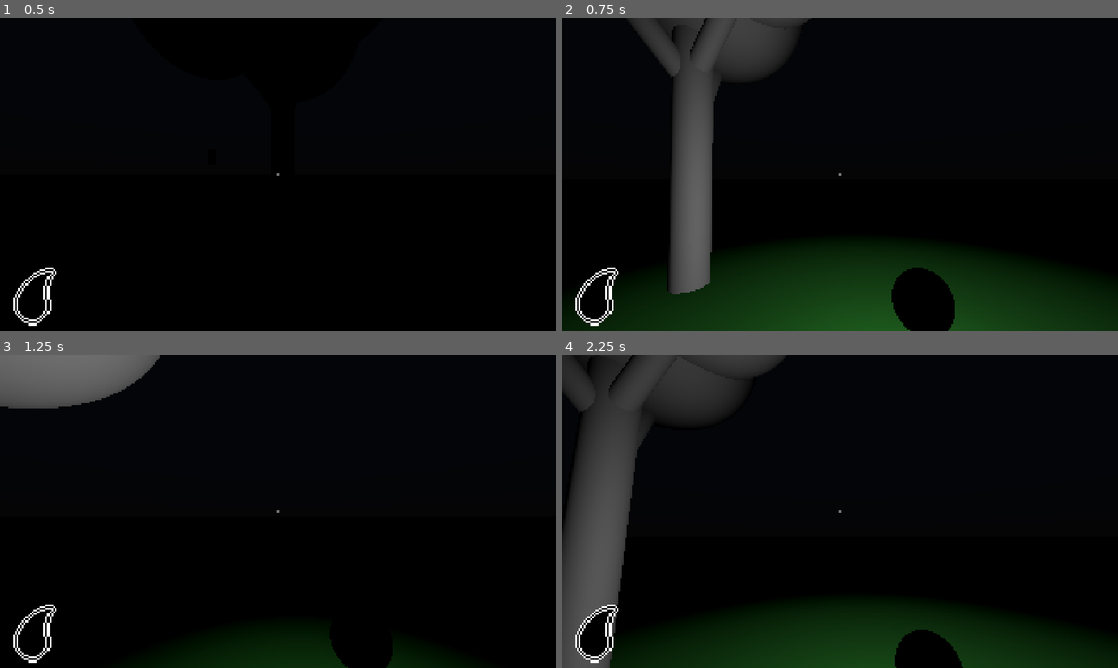
Above: before the commit, frames 1-4 (two rows, left to right).
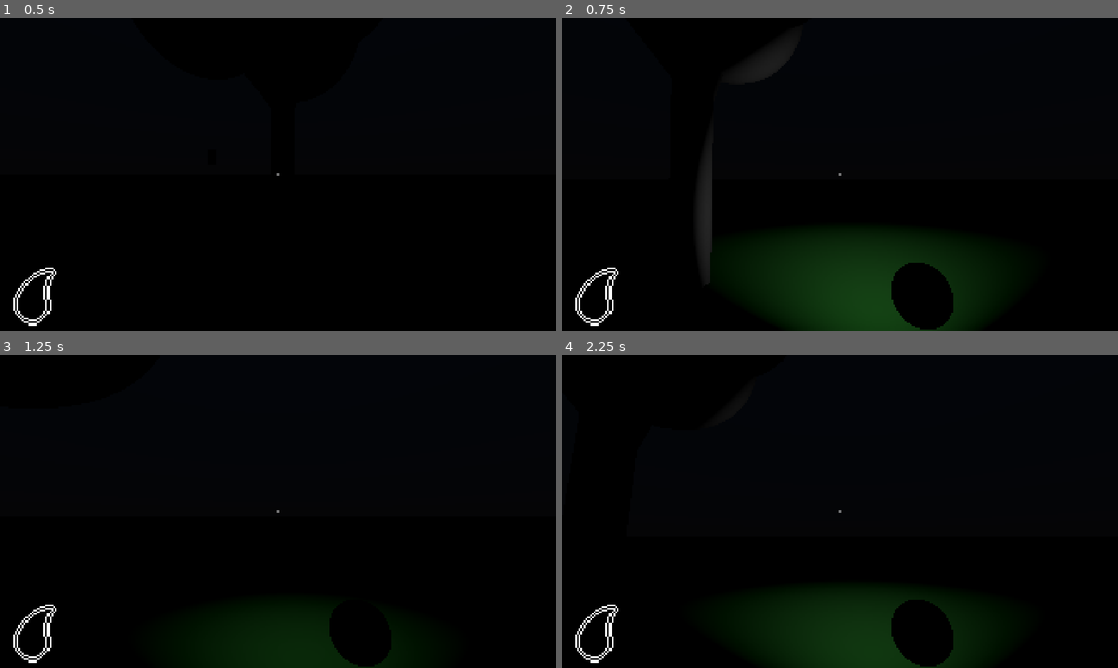
Above: after the commit, the same moments.

Repository: mugrilo18/Need-more
Game: Godot game, scene res://Scenes/Components/World/world.tscn
Same seed, same stepped clock (60 frames per second), same inputs: the game is played once before the commit and once after it.
Inputs (mouse positions are in pixels of both pictures, inside the frame that each line leads up to):
- Up to frame 1 (0.5 s): no input
- Up to frame 2 (0.75 s): tap Enter at 0.5 s; move the mouse to (867, 174) at 0.52 s; hold W (move_up) from 0.53 s (still down); tap F (lantern) at 0.6 s
- Up to frame 3 (1.25 s): keep holding W (move_up); tap Space (jump) at 0.77 s
- Up to frame 4 (2.25 s): keep holding W (move_up); move the mouse to (812, 511) at 1.27 s; tap E (interact) at 1.35 s; tap Space (jump) at 1.52 s; tap F (lantern) at 1.55, 2.1 s; tap R (restart) at 2 s; move the mouse to (851, 505) at 2.02 s

Frame 1 is identical in both runs. In frame 2, 19% of the frame differs, in the area x 0-100%, y 0-100%; in frame 3, 4.5%; in frame 4, 20%.

Commit message:
Creation enemy movement and little modifications in FOG

Diff:
--- a/Scenes/Components/Characters/enemy.tscn
+++ b/Scenes/Components/Characters/enemy.tscn
@@ -9,11 +9,11 @@
 
 [sub_resource type="CapsuleShape3D" id="CapsuleShape3D_yf5fn"]
 
-[node name="Enemy" type="CharacterBody3D" unique_id=949111316 node_paths=PackedStringArray("navigation_agent")]
+[node name="Enemy" type="CharacterBody3D" unique_id=949111316]
 collision_layer = 2
 collision_mask = 13
+wall_min_slide_angle = 0.0
 script = ExtResource("1_x3w8i")
-navigation_agent = NodePath("NavigationAgent3D")
 
 [node name="MeshInstance3D" type="MeshInstance3D" parent="." unique_id=1655845100]
 transform = Transform3D(1, 0, 0, 0, 1, 0, 0, 0, 1, 0, 1, 0)
@@ -25,3 +25,12 @@
 shape = SubResource("CapsuleShape3D_yf5fn")
 
 [node name="NavigationAgent3D" type="NavigationAgent3D" parent="." unique_id=1556444084]
+target_desired_distance = 0.3
+path_height_offset = 0.5
+
+[node name="IdleTimer" type="Timer" parent="." unique_id=981133902]
+wait_time = 2.0
+one_shot = true
+
+[connection signal="navigation_finished" from="NavigationAgent3D" to="." method="_on_navigation_agent_3d_navigation_finished"]
+[connection signal="timeout" from="IdleTimer" to="." method="_on_idle_timer_timeout"]
--- a/Scenes/Components/Characters/player.tscn
+++ b/Scenes/Components/Characters/player.tscn
@@ -26,7 +26,7 @@
 head = NodePath("Head")
 grabbed_anchor = NodePath("Head/SpringArm3D/GrabbedAnchor")
 object_grabbed_shape_cast = NodePath("Head/ObjectGrabbedShapeCast")
-lantern = NodePath("SpringArm3D/Lantern/OmniLight3D")
+lantern = NodePath("Head/SpringArm3D2/OmniLight3D")
 
 [node name="MeshInstance3D" type="MeshInstance3D" parent="." unique_id=1353388965]
 transform = Transform3D(1, 0, 0, 0, 1, 0, 0, 0, 1, 0, 1, 0)
@@ -59,17 +59,18 @@
 [node name="GrabbedAnchor" type="Marker3D" parent="Head/SpringArm3D" unique_id=1799891579]
 transform = Transform3D(1, 0, 0, 0, 1, 0, 0, 0, 1, 0, 0, 1.5)
 
-[node name="SpringArm3D" type="SpringArm3D" parent="." unique_id=1736831820]
-transform = Transform3D(-1, 0, -8.742278e-08, 0, 1, 0, 8.742278e-08, 0, -1, 0.421107, 0.98041415, -0.06155455)
+[node name="SpringArm3D2" type="SpringArm3D" parent="Head" unique_id=1736831820]
+transform = Transform3D(-1, 0, -8.742278e-08, 0, 1, 0, 8.742278e-08, 0, -1, 0.421107, -0.6195859, -0.06155455)
 collision_mask = 30
 
-[node name="Lantern" type="Node3D" parent="SpringArm3D" unique_id=1924246852]
-transform = Transform3D(-1, 0, 8.742278e-08, 0, 1, 0, -8.742278e-08, 0, -1, 0.20110697, 0.4745859, 0.22844544)
+[node name="OmniLight3D" type="SpotLight3D" parent="Head/SpringArm3D2" unique_id=1970434074]
+transform = Transform3D(-1, 0, 8.742278e-08, 0, 1, 0, -8.742278e-08, 0, -1, 0.20110694, 0.4745859, 0.22642314)
+light_energy = 2.0
+light_volumetric_fog_energy = 0.0
+spot_range = 6.6544385
+spot_angle = 55.065998
 
-[node name="OmniLight3D" type="OmniLight3D" parent="SpringArm3D/Lantern" unique_id=1041176226]
-light_energy = 1.5
-
-[node name="MeshInstance3D" type="MeshInstance3D" parent="SpringArm3D/Lantern" unique_id=1757734887]
-transform = Transform3D(0.3, 0, 0, 0, 0.3, 0, 0, 0, 0.3, 0, 0, 0)
+[node name="MeshInstance3D" type="MeshInstance3D" parent="Head/SpringArm3D2" unique_id=1757734887]
+transform = Transform3D(-0.3, 0, 2.6226834e-08, 0, 0.3, 0, -2.6226834e-08, 0, -0.3, 0.20110695, 0.4745859, 0.22844541)
 material_override = SubResource("StandardMaterial3D_tserw")
 mesh = SubResource("SphereMesh_g4v7s")
--- a/Scenes/Components/World/world.tscn
+++ b/Scenes/Components/World/world.tscn
@@ -25,13 +25,13 @@
 background_energy_multiplier = 1.71
 sky = SubResource("Sky_74cjv")
 volumetric_fog_enabled = true
-volumetric_fog_density = 0.185
+volumetric_fog_density = 0.5
 volumetric_fog_albedo = Color(0.08468994, 0.08468992, 0.08468994, 1)
 volumetric_fog_emission = Color(0.08468992, 0.08468994, 0.08468988, 1)
 
-[sub_resource type="NavigationMesh" id="NavigationMesh_g4v7s"]
-vertices = PackedVector3Array(-6.5, 0.45, -9.25, -4.75, 0.45, -9.25, -4.75, 0.45, -24.5, -6.75, 0.45, -8, -24.5, 0.45, -24.5, -24.5, 0.45, -8, -2.75, 0.45, -9, 24.5, 0.45, -6.75, 24.5, 0.45, -24.5, -2.75, 0.45, -7.25, -3.25, 0.45, -7, -6.5, 0.45, -7, -4.75, 0.45, -6.5, -24.5, 0.45, 24.5, -4.75, 0.45, 24.5, 24.5, 0.45, 24.5)
-polygons = [PackedInt32Array(2, 1, 0), PackedInt32Array(0, 3 …(173 unchanged characters)… edInt32Array(7, 9, 6), PackedInt32Array(5, 3, 11), PackedInt32Array(11, 12, 5), PackedInt32Array(5, 12, 14), PackedInt32Array(5, 14, 13), PackedInt32Array(10, 7, 12), PackedInt32Array(12, 7, 14), PackedInt32Array(14, 7, 15)]
+[sub_resource type="NavigationMesh" id="NavigationMesh_r27ec"]
+vertices = PackedVector3Array(-6.5, 0.45, -9.25, -4.75, 0.45, -9.25, -4.75, 0.45, -24.5, -6.75, 0.45, -8.25, -24.5, 0.45, -24.5, -24.5, 0.45, -8.25, -2.75, 0.45, -9, 24.5, 0.45, -6.75, 24.5, 0.45, -24.5, -2.75, 0.45, -7.25, -3.25, 0.45, -7, -9.5, 0.45, 3.25, -9.25, 0.45, 3.75, -6.25, 0.45, -7, -6.75, 0.45, -7.25, -10.75, 0.45, 3.25, -24.5, 0.45, 4.25, -11, 0.45, 4.25, -5.5, 0.45, -6.5, -4, 0.45, -6.5, -9.25, 0.45, 4.5, -10.25, 0.45, 5, -10.25, 0.45, 24.5, 24.5, 0.45, 24.5, -8.25, 6.95, 3.25, -8.5, 6.95, 2.5, -9.5, 6.95, 2.5, -9.75, 6.95, 3.25, -9.5, 6.7, 4, -10.75, 6.7, 5.25, -9.75, 6.7, 5.25, -11.75, 7.2, 3.25, -11.75, 7.2, 4, -11, 0.45, 4.75, -24.5, 0.45, 24.5)
+polygons = [PackedInt32Array(2, 1, 0), PackedInt32Array(0, 3 …(173 unchanged characters)… edInt32Array(7, 9, 6), PackedInt32Array(13, 12, 11), PackedInt32Array(13, 11, 14), PackedInt32Array(14, 11, 15), PackedInt32Array(15, 17, 16), PackedInt32Array(14, 15, 3), PackedInt32Array(3, 15, 16), PackedInt32Array(3, 16, 5), PackedInt32Array(12, 13, 18), PackedInt32Array(12, 18, 20), PackedInt32Array(20, 18, 19), PackedInt32Array(22, 21, 20), PackedInt32Array(19, 10, 20), PackedInt32Array(20, 10, 22), PackedInt32Array(22, 10, 7), PackedInt32Array(22, 7, 23), PackedInt32Array(27, 26, 28), PackedInt32Array(28, 26, 25), PackedInt32Array(28, 25, 24), PackedInt32Array(30, 29, 28), PackedInt32Array(28, 29, 27), PackedInt32Array(27, 29, 32), PackedInt32Array(27, 32, 31), PackedInt32Array(16, 17, 33), PackedInt32Array(33, 21, 16), PackedInt32Array(16, 21, 22), PackedInt32Array(16, 22, 34)]
 
 [node name="World" type="Node3D" unique_id=1527751486]
 
@@ -49,7 +49,7 @@
 environment = SubResource("Environment_kk283")
 
 [node name="NavigationRegion3D" type="NavigationRegion3D" parent="Environment" unique_id=1500407395]
-navigation_mesh = SubResource("NavigationMesh_g4v7s")
+navigation_mesh = SubResource("NavigationMesh_r27ec")
 
 [node name="OilMachine" parent="Environment/NavigationRegion3D" unique_id=1870009809 node_paths=PackedStringArray("player_ref") instance=ExtResource("3_74cjv")]
 transform = Transform3D(1, 0, 0, 0, 1, 0, 0, 0, 1, -4.88685, 0, -8.112182)
@@ -57,15 +57,30 @@
 
 [node name="Ground" parent="Environment/NavigationRegion3D" unique_id=740330614 instance=ExtResource("1_03crl")]
 
-[node name="Trees" type="Node3D" parent="Environment" unique_id=1795946227]
-
-[node name="Tree" parent="Environment/Trees" unique_id=2100899579 instance=ExtResource("6_3lr6x")]
+[node name="Tree" parent="Environment/NavigationRegion3D" unique_id=2100899579 instance=ExtResource("6_3lr6x")]
 transform = Transform3D(1, 0, 0, 0, 1, 0, 0, 0, 1, -10.166935, 0, 4.0562077)
 
 [node name="Player" parent="." unique_id=2133001960 instance=ExtResource("2_r27ec")]
 transform = Transform3D(-0.9054079, 0, -0.42454275, 0, 1, 0, 0.42454275, 0, -0.9054079, -11.964037, 0, 0)
 
-[node name="Enemy" parent="." unique_id=949111316 node_paths=PackedStringArray("player_ref") instance=ExtResource("7_r27ec")]
-player_ref = NodePath("../Player")
+[node name="PlayerPos" type="Marker3D" parent="Player" unique_id=1488161226]
+
+[node name="Enemy" parent="." unique_id=949111316 node_paths=PackedStringArray("destination_array", "player_ref_pos") instance=ExtResource("7_r27ec")]
+destination_array = [NodePath("../Destinations/Destination1"), NodePath("../Destinations/Destination2"), NodePath("../Destinations/Destination3"), NodePath("../Destinations/Destination4")]
+player_ref_pos = NodePath("../Player/PlayerPos")
+
+[node name="Destinations" type="Node" parent="." unique_id=829712675]
+
+[node name="Destination1" type="Marker3D" parent="Destinations" unique_id=546698386]
+transform = Transform3D(1, 0, 0, 0, 1, 0, 0, 0, 1, 9.331945, 0, 0)
+
+[node name="Destination2" type="Marker3D" parent="Destinations" unique_id=7947099]
+transform = Transform3D(1, 0, 0, 0, 1, 0, 0, 0, 1, 0, 0, -14.376613)
+
+[node name="Destination3" type="Marker3D" parent="Destinations" unique_id=250777314]
+transform = Transform3D(1, 0, 0, 0, 1, 0, 0, 0, 1, 18.31061, 0, 15.231282)
+
+[node name="Destination4" type="Marker3D" parent="Destinations" unique_id=1167388101]
+transform = Transform3D(1, 0, 0, 0, 1, 0, 0, 0, 1, 3.1395264, 0, 16.498226)
 
 [connection signal="timeout" from="GameManager/CountDownOil" to="GameManager" method="_on_count_down_oil_timeout"]
--- a/Scripts/Components/Characters/enemy.gd
+++ b/Scripts/Components/Characters/enemy.gd
@@ -1,9 +1,81 @@
 extends CharacterBody3D
+class_name Enemy
 
-@export var player_ref: CharacterBody3D
-@export var navigation_agent: NavigationAgent3D
+@export var destination_array: Array[Marker3D]
+@export var player_ref_pos: Marker3D
+
+@onready var navigation_agent_3d: NavigationAgent3D = $NavigationAgent3D
+@onready var idle_timer: Timer = $IdleTimer
+
+enum EnemyState {
+	IDLE,
+	WALKING
+}
+
+var SPEED: float = 4.0
+var current_state:EnemyState = EnemyState.IDLE
+var current_destination
+
+#stats
+var angry: bool = false
+
+func _ready() -> void:
+	_set_state(EnemyState.IDLE)
+
+func _set_state(new_state: EnemyState) -> void:
+	current_state = new_state
+
+	match current_state:
+		EnemyState.IDLE:
+			idle_timer.start()
+		EnemyState.WALKING:
+			if angry == true:
+				SPEED = 4.0
+			else:
+				SPEED = 2.0
+
+func _physics_process(_delta: float) -> void:
+	match current_state:
+		EnemyState.IDLE:
+			pass
+		EnemyState.WALKING:
+			var next_path_pos: Vector3 = navigation_agent_3d.get_next_path_position()
+			var new_velocity: Vector3 = global_position.direction_to(next_path_pos) * SPEED
+			velocity = new_velocity
+			var look_at_target: Vector3 = Vector3(next_path_pos.x, global_position.y, next_path_pos.z)
+			if not global_position.is_equal_approx(look_at_target):
+				look_at(look_at_target)
+
+			move_and_slide()
+
+	_apply_status()
+
+func _on_idle_timer_timeout() -> void:
+	_decide_next_state()
+
+func _decide_next_state() -> void:
+	if current_state == EnemyState.IDLE:
+		_get_new_target()
+		_set_state(EnemyState.WALKING)
+
+func _get_new_target():
+	if angry == false:
+		#normal behavior
+		current_destination = destination_array.pick_random()
+	else:
+		#angry
+		current_destination = player_ref_pos
+
+	navigation_agent_3d.target_position = current_destination.global_position
 
 
-func _process(_delta: float) -> void:
-	navigation_agent.target_position = player_ref.global_position
-	move_and_slide()
+func _on_navigation_agent_3d_navigation_finished() -> void:
+	if current_destination == player_ref_pos:
+		angry = false
+	_set_state(EnemyState.IDLE)
+
+func _apply_status():
+	if PlayerStatus.lantern == true:
+		angry = true
+	else:
+		angry = false
--- a/Scripts/Components/Characters/player.gd
+++ b/Scripts/Components/Characters/player.gd
@@ -4,7 +4,7 @@
 @export var head: Node3D
 @export var grabbed_anchor: Marker3D
 @export var object_grabbed_shape_cast: ShapeCast3D
-@export var lantern: OmniLight3D
+@export var lantern: SpotLight3D
 
 const JUMP_VELOCITY = 4.5
 
--- a/Scripts/Globals/player_status.gd
+++ b/Scripts/Globals/player_status.gd
@@ -1,6 +1,6 @@
 extends Node
 
-var oil_charge: int = 100
+var oil_charge: int = 1000
 var lantern: bool = false
 
 func _reset_status():
